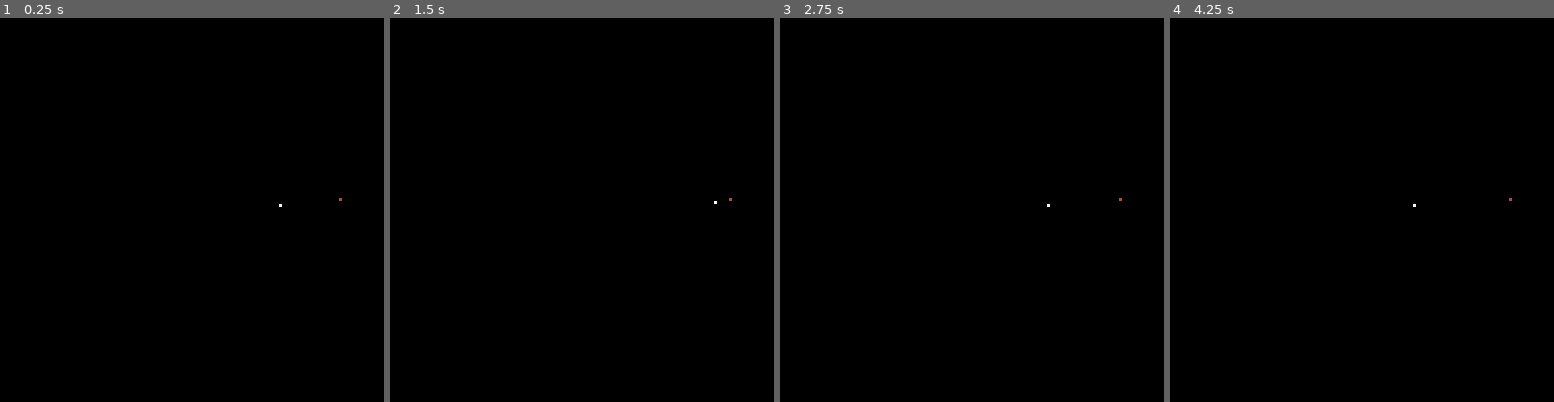
Above: before the commit, frames 1-4 (left to right).
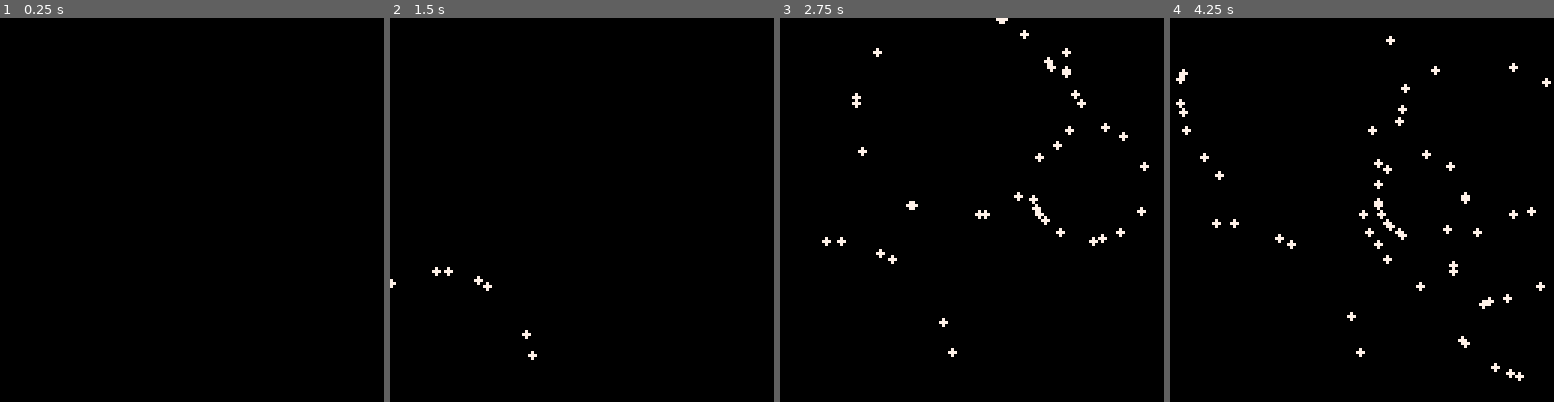
Above: after the commit, the same moments.

Repository: masanobuimai/pico8
Game: PICO-8 cartridge particle/fire.p8
Two runs of this game, one before a commit and one after it. Both use one fixed random seed, a clock stepped at 60 frames per second and the inputs below.
Inputs:
- Up to frame 1 (0.25 s): no input
- Up to frame 2 (1.5 s): tap O (Z key) at 0.7 s
- Up to frame 3 (2.75 s): tap O (Z key) at 1.7, 2.1, 2.5 s
- Up to frame 4 (4.25 s): tap O (Z key) every 0.4 s from 2.9 to 4.1 s

The runs differ from the first frame. In frame 1, less than 0.1% of the frame differs, in the area x 72-90%, y 46-50%; in frame 2, 0.2%; in frame 3, 1.2%; in frame 4, 1.6%, in the area x 1-100%, y 4-95%.

Commit message:
ちょっと花火っぽくなった。

Diff:
--- a/particle/fire.p8
+++ b/particle/fire.p8
@@ -1,25 +1,58 @@
 pico-8 cartridge // http://www.pico-8.com
 version 16
 __lua__
+fires={}
 function _init()
   tick=1
-  b=make_bullet(64,64,50,0.01)
 end
 
 function _update()
-  tick+=1
-  if btn(4) then
-    b=make_bullet(64,64,50,0.01)
+  if btnp(4) then
+    add(fires,make_fire(rnd(128),rnd(128),30*rnd(1)))
   end
-  b:update()
+  for v in all(fires) do
+    v:update()
+    if not v:show() then del(fires,v) end
+  end
 end
 
 function _draw()
   cls()
-  b:draw()
+  for v in all(fires) do
+    v:draw()
+  end
 end
 -->8
 function sqr(x) return x*x end
+
+function make_fire(x,y,dst)
+  local f={
+    bullets={},
+    update=function(s)
+      for v in all(s.bullets) do
+        v:update()
+      end
+    end,
+    draw=function(s)
+      for v in all(s.bullets) do
+        v:draw()
+      end
+    end,
+    show=function(s)
+      local f=false
+      for v in all(s.bullets) do
+        if v.show then f=true end
+      end
+      return f
+    end
+  }
+  for i=0,15 do
+    f.bullets[i]=make_bullet(x,y,
+                             20+dst,
+                             rnd(1))
+  end
+  return f
+end
 
 function make_bullet(x,y,dst,r)
   return {
@@ -27,19 +60,19 @@
     sx=x,sy=y,x=x,y=y,dst=dst,
     dx=cos(r),dy=sin(r),
     mx=x+dst*cos(r),my=y+dst*sin(r),
-    accel=2,tick=1,
+    accel=1.5,tick=1,tick_base=7.5,
     update=function(s)
       if not s.show then return end
       s.tick+=1
-      local speed=s.accel/(s.tick/8)
+      local speed=s.accel/(s.tick/s.tick_base)
       s.x+=s.dx*speed
       s.y+=s.dy*speed
       s.show=flr(sqrt(sqr(s.sx-s.x)+sqr(s.sy-s.y)))<s.dst
     end,
     draw=function(s)
       if not s.show then return end
-      line(s.x,s.y,s.x,s.y,7)
-      line(s.mx,s.my,s.mx,s.my,4)
+--      line(s.x,s.y,s.x,s.y,7)
+      circfill(s.x,s.y,1,7)
     end
   }
 end
